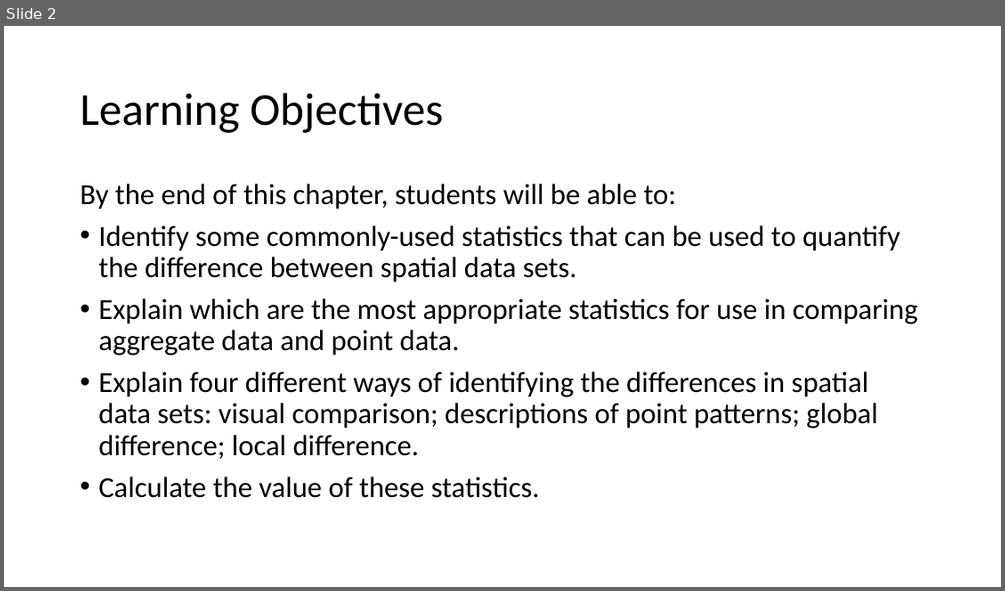
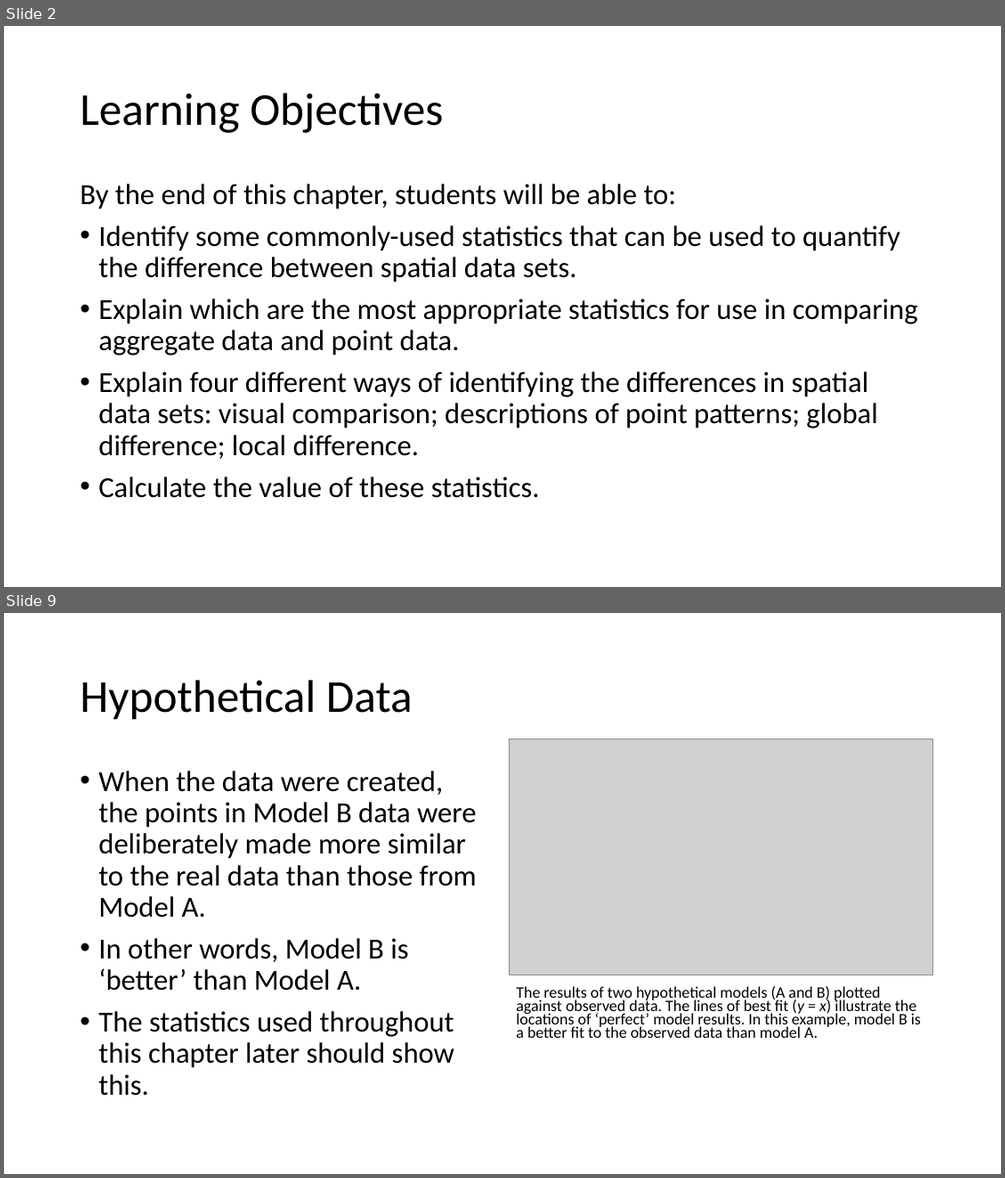
Before and after one commit to abmgis/abmgis, a slide deck: Chapter09-SpatialStatistics/Chapter9.pptx. Shown one above the other, each under a label of ours: slide 2 before the commit, slides 2 and 9 after it; the slides between them are not shown. The pictures are 1005x591 and 1005x1178 pixels, drawn with LibreOffice and Linux fonts; fonts in the diff are those of the drawing; grey boxes stand for pictures. Boxes give left, top, right and bottom in pixels: in the first picture for what was removed or moved away, otherwise in the second. Text is boxed around its words. In the diff, an @@ line names an element or a change of style, - is before the commit and + after.

Commit message:
writing lecture for chapter 9

```diff
--- a/Chapter09-SpatialStatistics/Chapter9.pptx
+++ b/Chapter09-SpatialStatistics/Chapter9.pptx
@@ slide 9 added at bbox=[4, 613, 1001, 1174], background #FFFFFF @@
@@ title added at bbox=[80, 680, 413, 720], 44 pt, text #000000 @@
+Hypothetical Data
@@ picture added at bbox=[509, 739, 933, 975] @@
@@ text added at bbox=[98, 771, 477, 1095], 28 pt, text #000000 @@
+• When the data were created, the points in Model B data were deliberately made more similar to the real data than those from Model A.
+• In other words, Model B is ‘better’ than Model A.
+• The statistics used throughout this chapter later should show this.
@@ text added at bbox=[516, 986, 921, 1038], 15.4 pt, text #000000 @@
+The results of two hypothetical models (A and B) plotted against observed data. The lines of best fit (y = x) illustrate the locations of ‘perfect’ model results. In this example, model B is a better fit to the observed data than model A.
```
Also in this commit, not shown: 3 slides changed, 21 other slides added, 9 other files.
